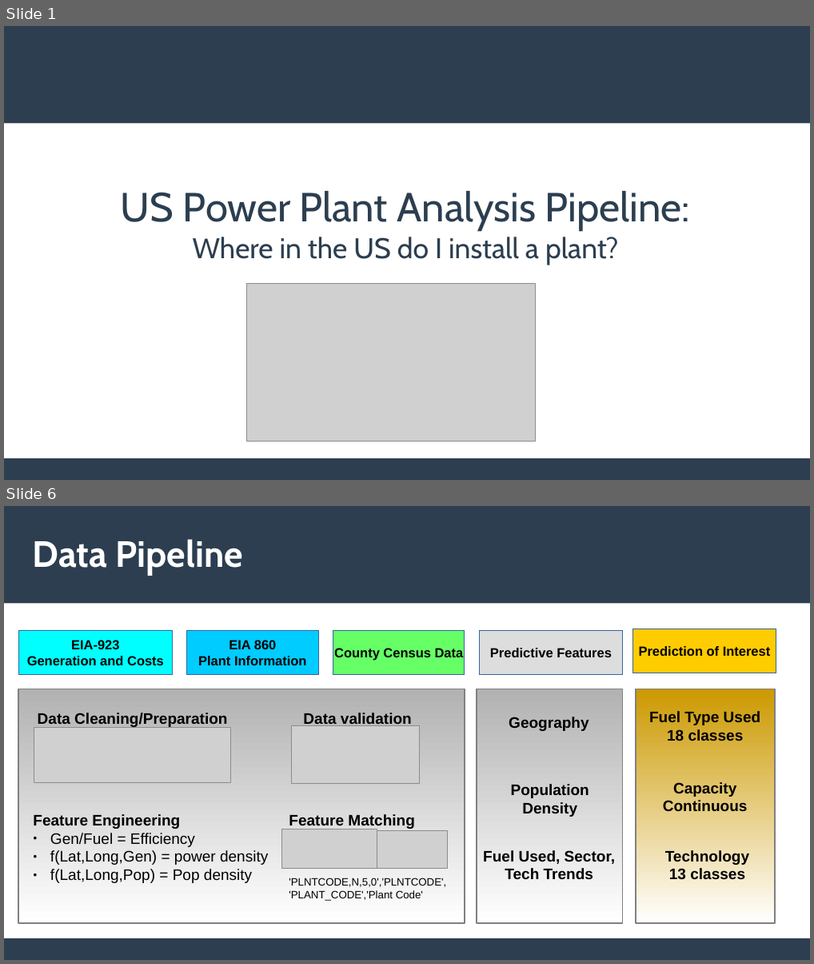
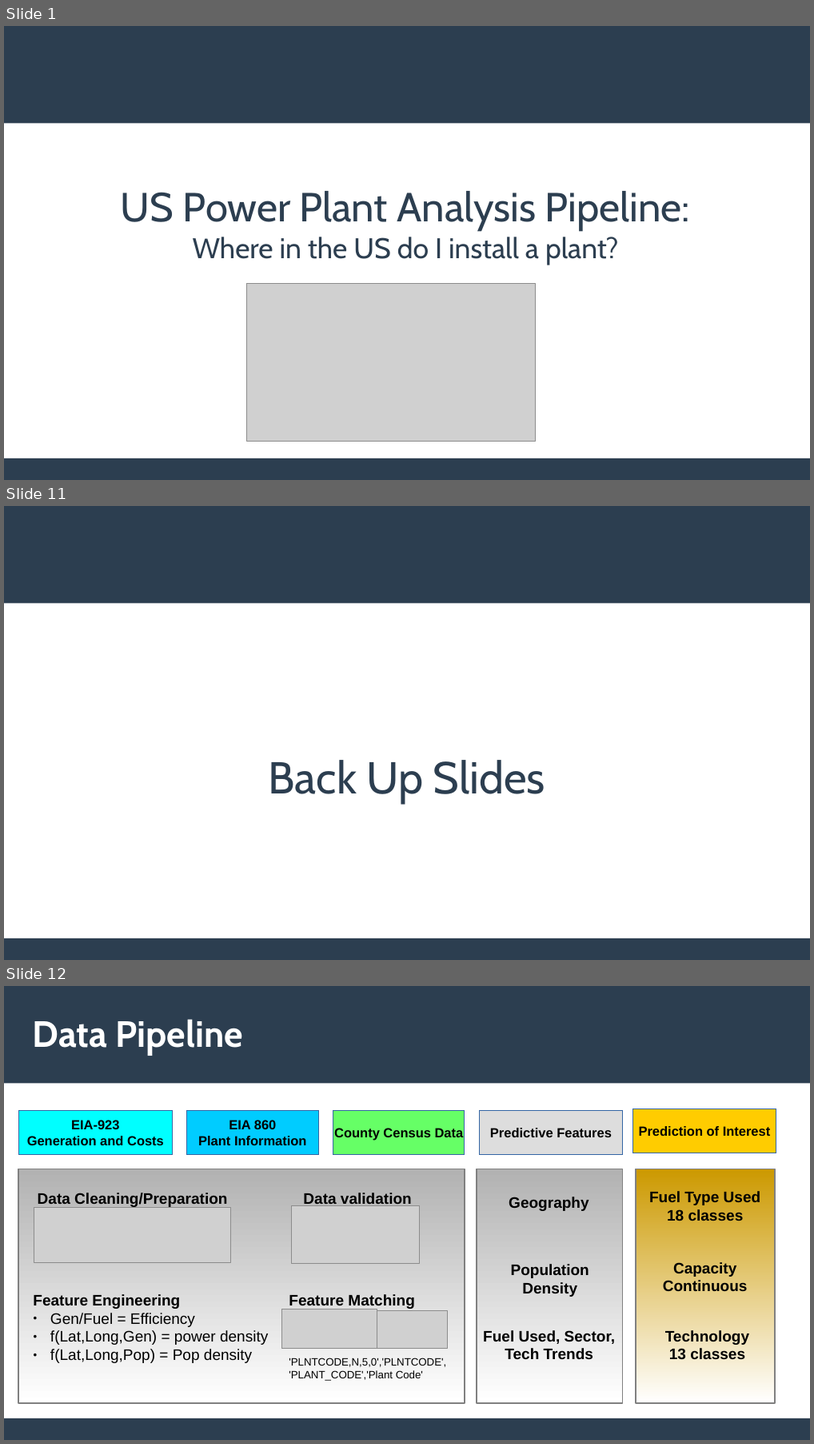
Before and after one commit to riggsb2/US-power-plants, a slide deck: Images/Pitch Presentation.odp. Shown one above the other, each under a label of ours: slides 1 and 6 before the commit, slides 1, 11 and 12 after it; the slides between them are not shown. The pictures are 814x964 and 814x1444 pixels, drawn with LibreOffice and Linux fonts; fonts in the diff are those of the drawing; grey boxes stand for pictures. Boxes give left, top, right and bottom in pixels: in the first picture for what was removed or moved away, otherwise in the second. Text is boxed around its words. In the diff, an @@ line names an element or a change of style, - is before the commit and + after.

```diff
--- a/Images/Pitch Presentation.odp
+++ b/Images/Pitch Presentation.odp
@@ slide 11 added at (x1=4, y1=506, x2=810, y2=960), background #FFFFFF; not listed: 2 template elements that a slide beside it also shows @@
@@ subtitle added at (x1=269, y1=760, x2=546, y2=804), 44 pt, text #2C3E50 @@
+Back Up Slides
@@ what was slide 6 is now slide 12 @@
```
Also in this commit, not shown: 4 slides changed, 6 other slides added, 7 other files.
